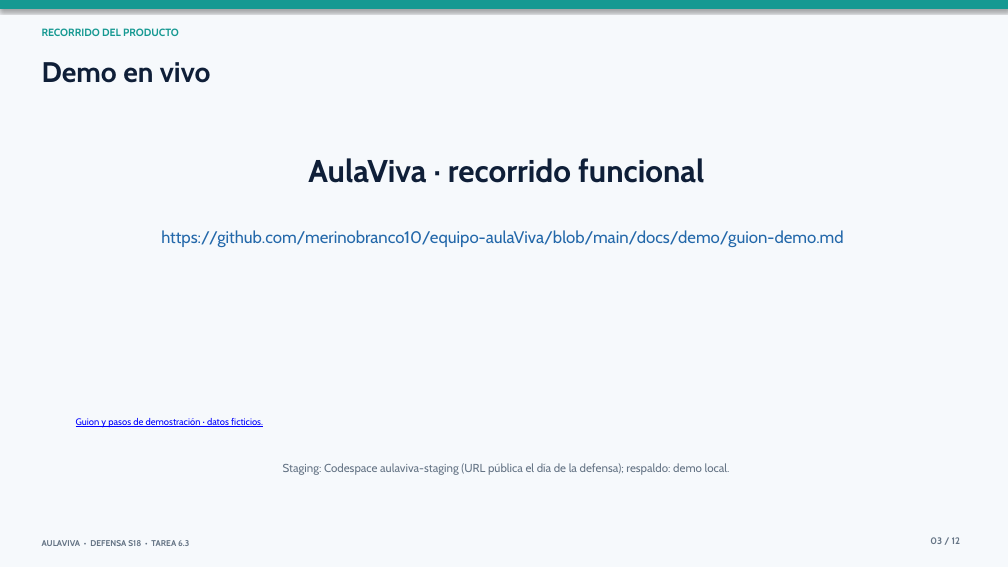
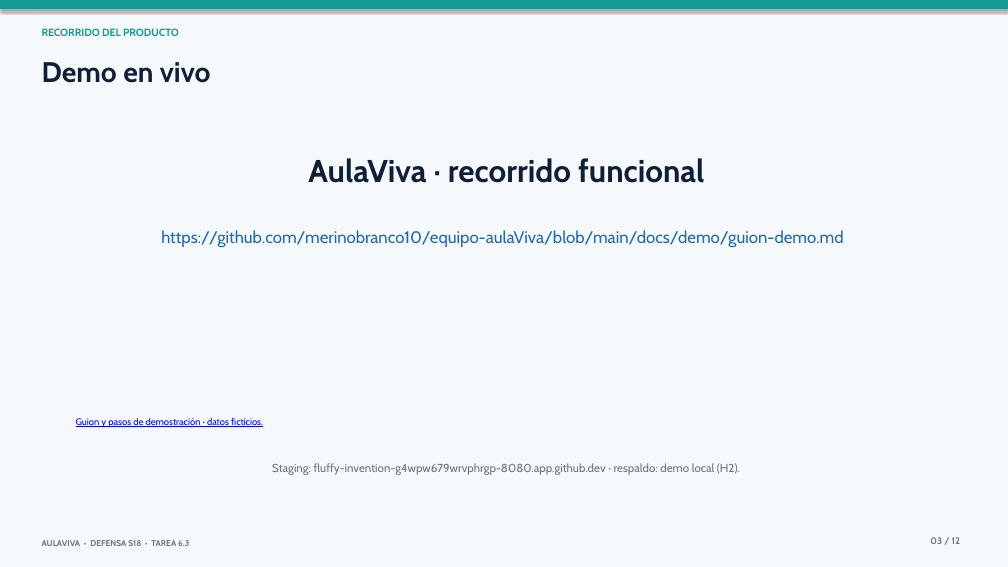
Before and after one commit to merinobranco10/equipo-aulaViva, a slide deck: slide 3 of docs/defensa/AulaViva_S18_Defensa_Deck.pptx. Drawn at 1008x567 pixels with LibreOffice and Linux fonts; fonts in the diff are those of the drawing. Boxes give left, top, right and bottom in pixels: in the first picture for what was removed or moved away, otherwise in the second. Text is boxed around its words. In the diff, an @@ line names an element or a change of style, - is before the commit and + after.

Commit message:
fix(s18-d7): smoke.ps1 en PowerShell 5.1 y URL de staging
- smoke.ps1: la lista de evaluaciones llegaba como un solo objeto y el ID quedaba mal (3 falsas
  fallas y un falso OK de aislamiento); espera hasta 90 s a que la app esté arriba; guardado con BOM.
- smoke.sh: valida que el ID sea un UUID antes de probar el aislamiento.
- URL pública del Codespace en README, guion de demo, guion de práctica (y PDF) y lámina 3 del deck;
  tiempos de arranque: A ≈ 2 min, C ≈ 9 s.

```diff
--- a/docs/defensa/AulaViva_S18_Defensa_Deck.pptx
+++ b/docs/defensa/AulaViva_S18_Defensa_Deck.pptx
@@ text at bbox=[272, 463, 740, 475]: text changed @@
-Staging: Codespace aulaviva-staging (URL pública el día de la defensa); respaldo: demo local.
+Staging: fluffy-invention-g4wpw679wrvphrgp-8080.app.github.dev · respaldo: demo local (H2).
```
Also in this commit, not shown: 6 other files.
